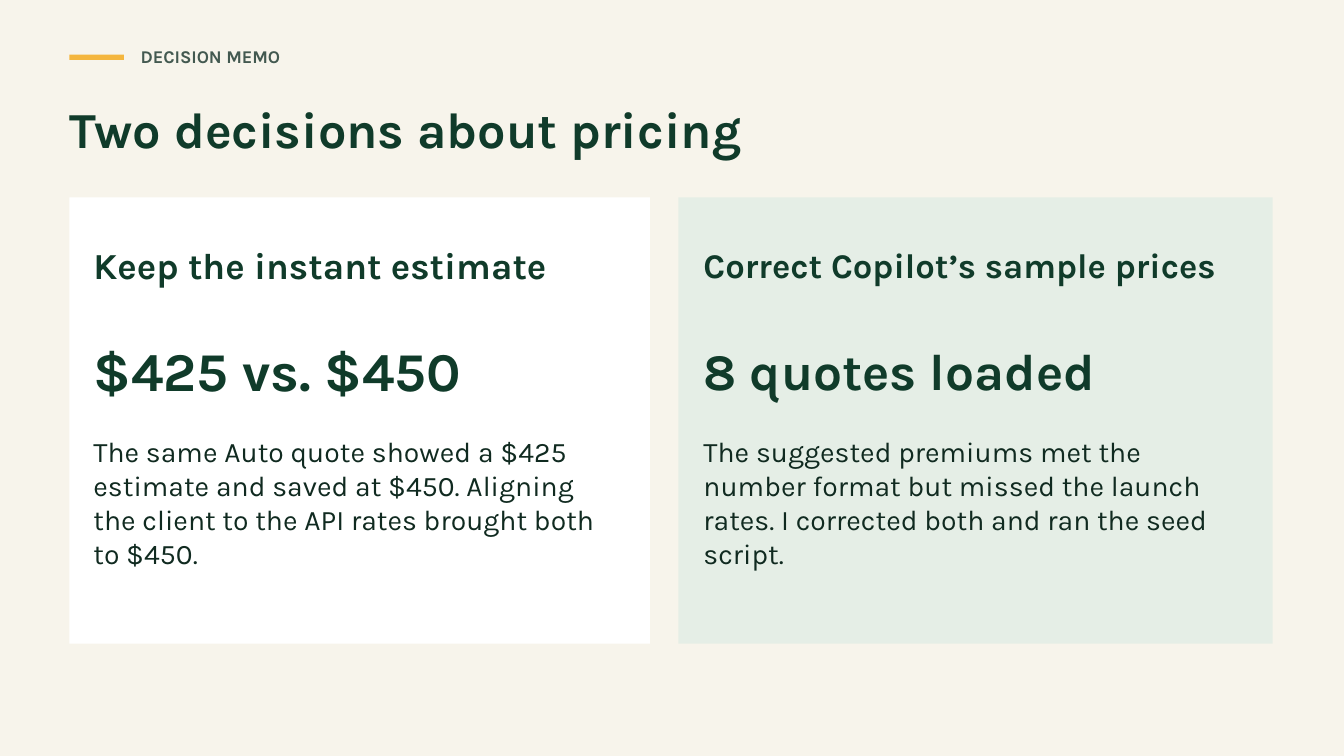
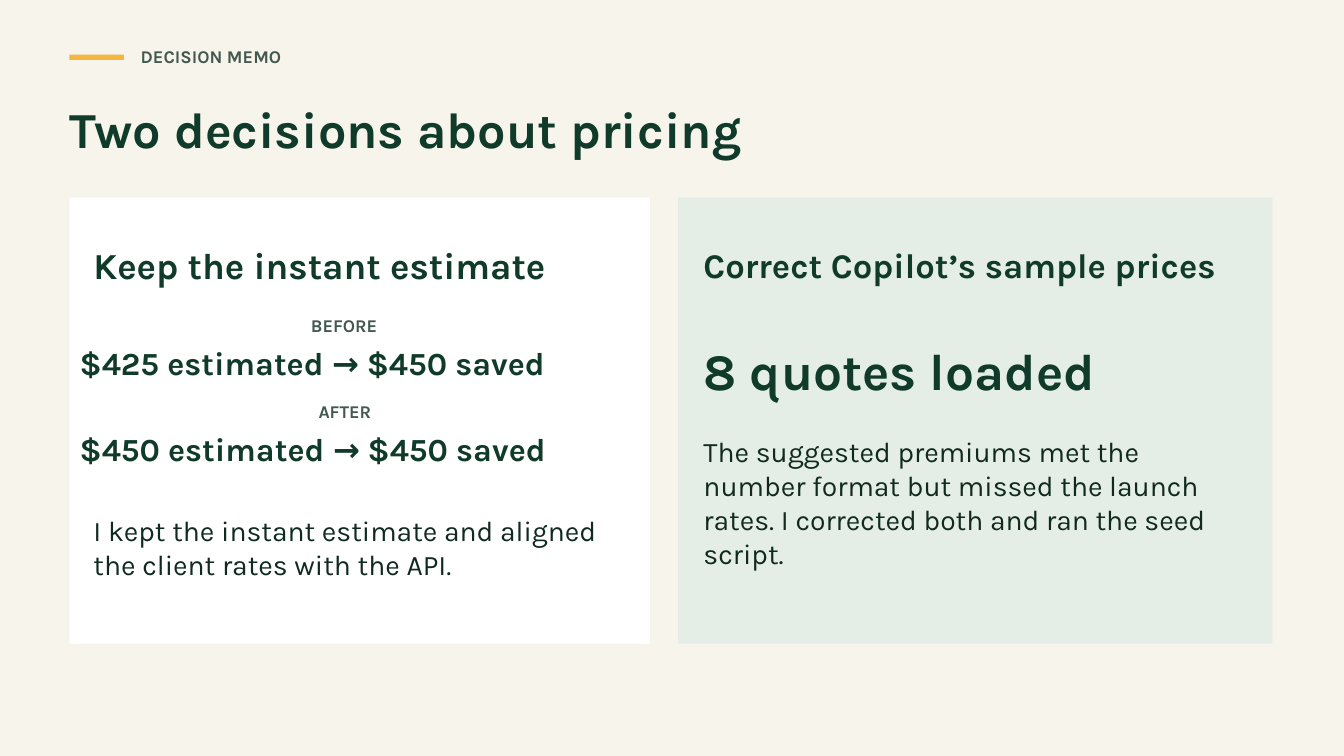
Before and after one commit to asc1-student09/evergreen-quote-launch, a slide deck: slide 3 of delivery-leadership-package/Evergreen_Quote_Showcase.pptx. Drawn at 1344x756 pixels with LibreOffice and Linux fonts; fonts in the diff are those of the drawing. Boxes give left, top, right and bottom in pixels: in the first picture for what was removed or moved away, otherwise in the second. Text is boxed around its words. In the diff, an @@ line names an element or a change of style, - is before the commit and + after.

```diff
--- a/delivery-leadership-package/Evergreen_Quote_Showcase.pptx
+++ b/delivery-leadership-package/Evergreen_Quote_Showcase.pptx
@@ text added at (311,320,377,332), 12.8 pt, text #435950, bold @@
+BEFORE
@@ text at (80,351,544,379): text changed; size 39 to 23 pt @@
-$425 vs. $450
+$425 estimated → $450 saved
@@ text "$425 estimated → $450 saved" at (80,351,544,379): vertical alignment middle to top @@
@@ text added at (319,406,372,418), 12.8 pt, text #435950, bold @@
+AFTER
@@ text added at (80,437,545,465), 23 pt, text #103B2A, bold @@
+$450 estimated → $450 saved
@@ text at (93,521,596,576): text changed @@
-The same Auto quote showed a $425 estimate and saved at $450. Aligning the client to the API rates brought both to $450.
+I kept the instant estimate and aligned the client rates with the API.
```
Also in this commit, not shown: 6 other slides changed, 3 slides added.
